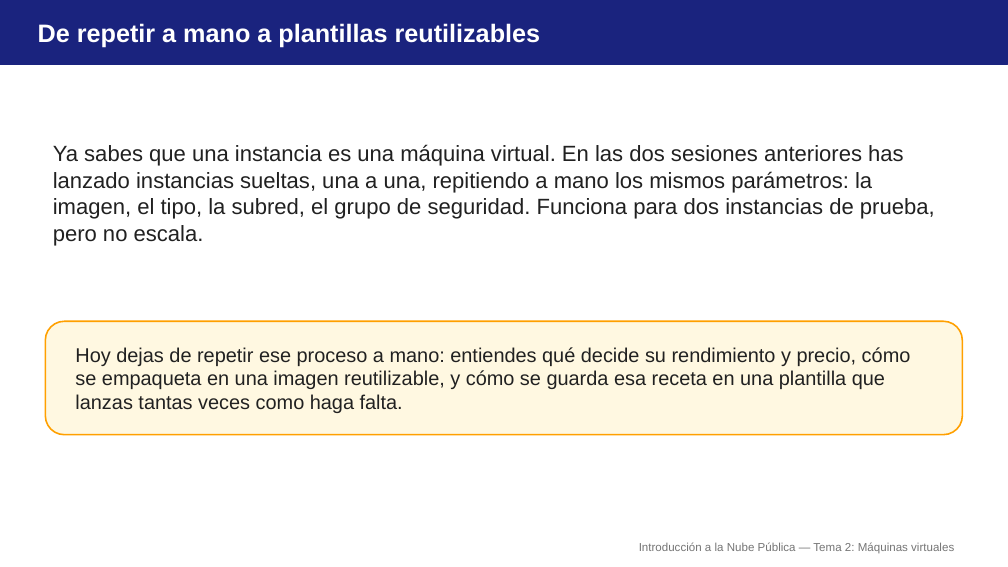
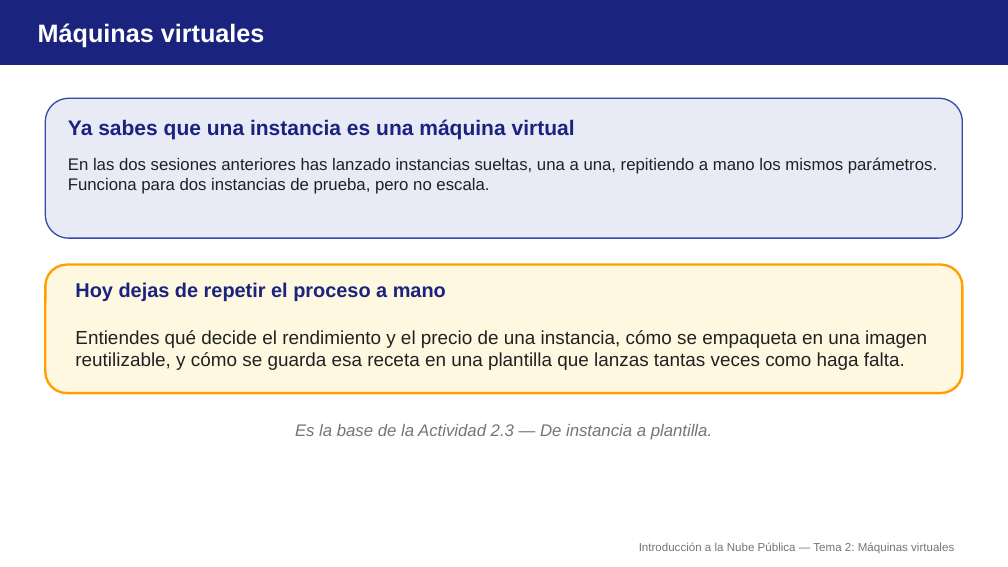
Before and after one commit to aitorventura/introduccion-nube, a slide deck: slide 2 of docs/tema2/diapositivas/maquinas-virtuales.pptx. Drawn at 1008x567 pixels with LibreOffice and Linux fonts; fonts in the diff are those of the drawing. Boxes give left, top, right and bottom in pixels: in the first picture for what was removed or moved away, otherwise in the second. Text is boxed around its words. In the diff, an @@ line names an element or a change of style, - is before the commit and + after.

Commit message:
Rehace visualmente las diapositivas de Temas 1 a 5
Reconstruye los decks de primer-contacto-aws, vpc-diseno, seguridad-red,
maquinas-virtuales, almacenamiento, bases-datos-gestionadas,
arquitectura-completa, alta-disponibilidad-escalado, dns-https-cdn,
monitorizacion-operacion, iam-aplicado y economia-nube con tarjetas,
tablas y diagramas nativos en vez de listados de texto, revisadas a
90dpi para descartar solapamientos.

```diff
--- a/docs/tema2/diapositivas/maquinas-virtuales.pptx
+++ b/docs/tema2/diapositivas/maquinas-virtuales.pptx
@@ text at <box>38,23,265,47</box>: text changed @@
-De repetir a mano a plantillas reutilizables
+Máquinas virtuales
@@ rounded rectangle added at <box>45,98,963,238</box>, fill #E8EAF6, outline #3949AB 1.25 pt @@
@@ text added at <box>68,119,575,139</box>, 20 pt, text #1A237E, bold @@
+Ya sabes que una instancia es una máquina virtual
@@ text at <box>68,157,937,194</box>: text changed; size 21 to 16 pt @@
-Ya sabes que una instancia es una máquina virtual. En las dos sesiones anteriores has lanzado instancias sueltas, una a una, repitiendo a mano los mismos parámetros: la imagen, el tipo, la subred, el grupo de seguridad. Funciona para dos instancias de prueba, pero no escala.
+En las dos sesiones anteriores has lanzado instancias sueltas, una a una, repitiendo a mano los mismos parámetros. Funciona para dos instancias de prueba, pero no escala.
@@ rounded rectangle: place and size @@
-rounded rectangle at <box>45,321,963,435</box>
+rounded rectangle at <box>45,265,963,393</box>
@@ rounded rectangle at <box>45,265,963,393</box>: outline #FFA000 1.5 pt to #FFA000 2.25 pt @@
@@ text "Hoy dejas de repetir el ..." at <box>75,282,927,370</box>: vertical alignment middle to top @@
@@ text at <box>75,282,927,370</box>: text changed; size 19 to 18 pt @@
-Hoy dejas de repetir ese proceso a mano: entiendes qué decide su rendimiento y precio, cómo se empaqueta en una imagen reutilizable, y cómo se guarda esa receta en una plantilla que lanzas tantas veces como haga falta.
+Hoy dejas de repetir el proceso a mano
+Entiendes qué decide el rendimiento y el precio de una instancia, cómo se empaqueta en una imagen reutilizable, y cómo se guarda esa receta en una plantilla que lanzas tantas veces como haga falta.
@@ text added at <box>295,424,712,440</box>, 16 pt, text #757575, italic @@
+Es la base de la Actividad 2.3 — De instancia a plantilla.
```
Also in this commit, not shown: 8 other slides changed, 2 slides removed, 23 other files.
